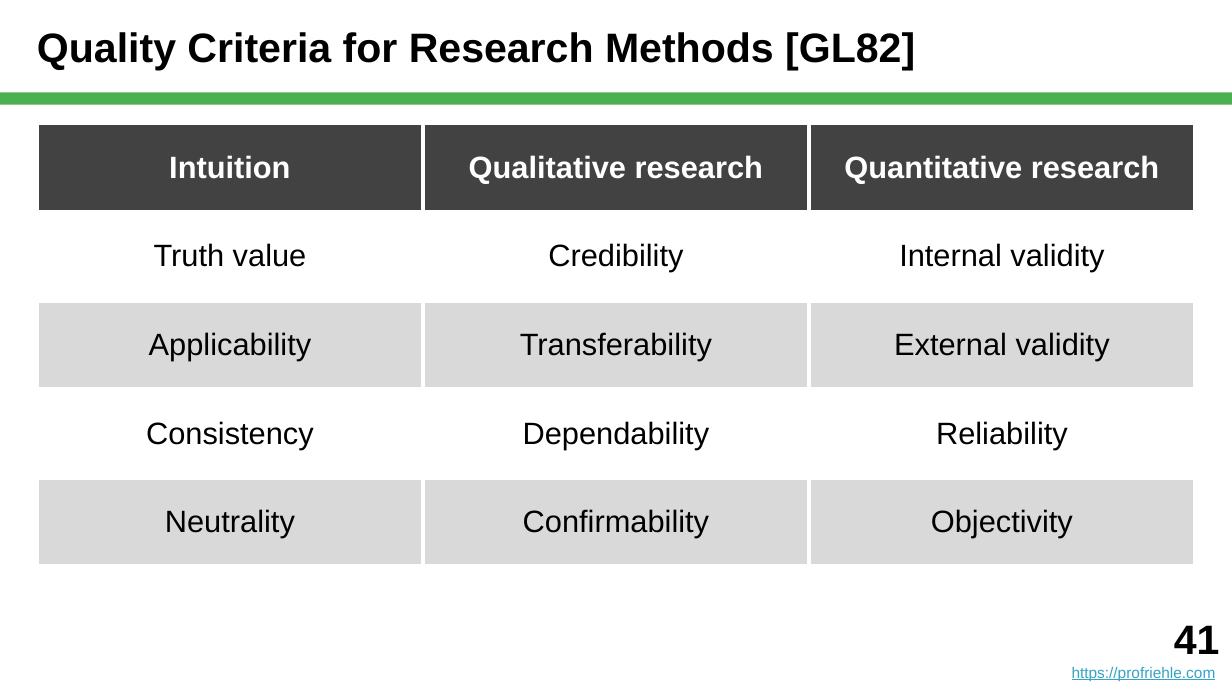
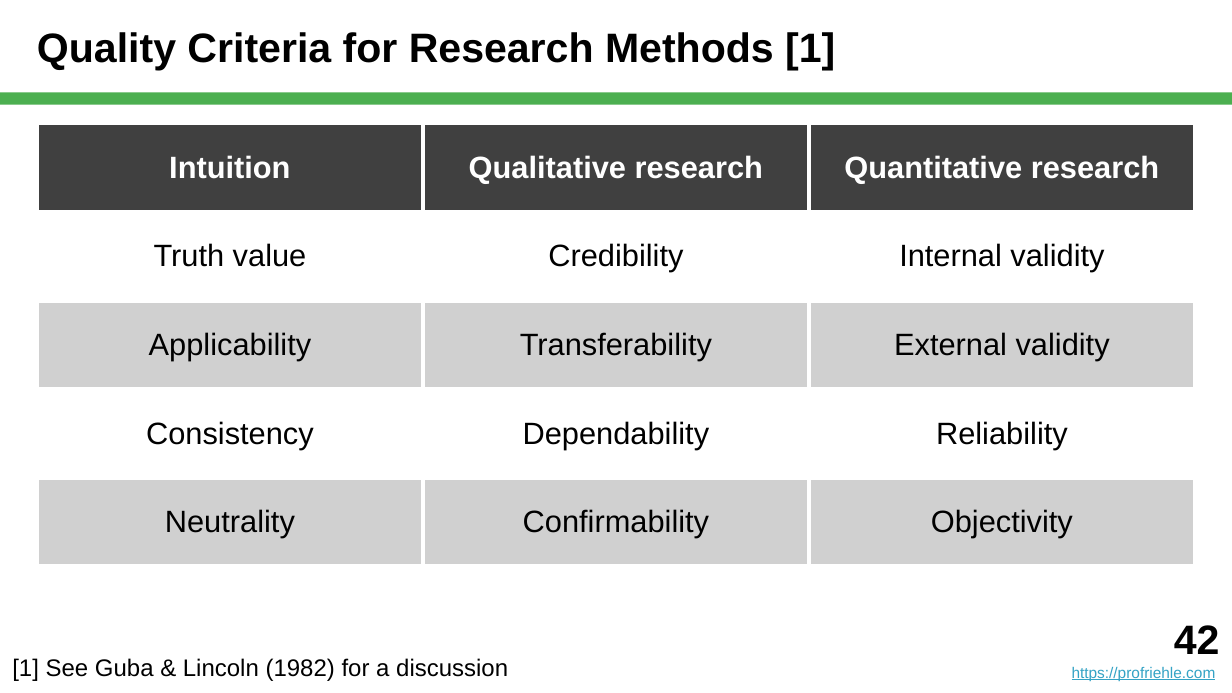
Before and after one commit to dirkriehle/nyt-course, a slide deck: slide 42 of Lecture slides/NYT C02 - Scientific Research.pptx (slide 41 before the commit). Drawn at 1232x693 pixels with LibreOffice and Linux fonts; fonts in the diff are those of the drawing. Boxes give left, top, right and bottom in pixels: in the first picture for what was removed or moved away, otherwise in the second. Text is boxed around its words. In the diff, an @@ line names an element or a change of style, - is before the commit and + after.

```diff
--- a/Lecture slides/NYT C02 - Scientific Research.pptx
+++ b/Lecture slides/NYT C02 - Scientific Research.pptx
@@ title at <box>37,32,835,70</box>: text changed @@
-Quality Criteria for Research Methods [GL82]
+Quality Criteria for Research Methods [1]
@@ text at <box>1174,625,1220,654</box>: text changed @@
-41
+42
@@ text added at <box>12,658,508,681</box>, 14 pt, text #000000 @@
+[1] See Guba & Lincoln (1982) for a discussion
```
Also in this commit, not shown: 12 other slides changed, 1 slide added, 16 other files.
